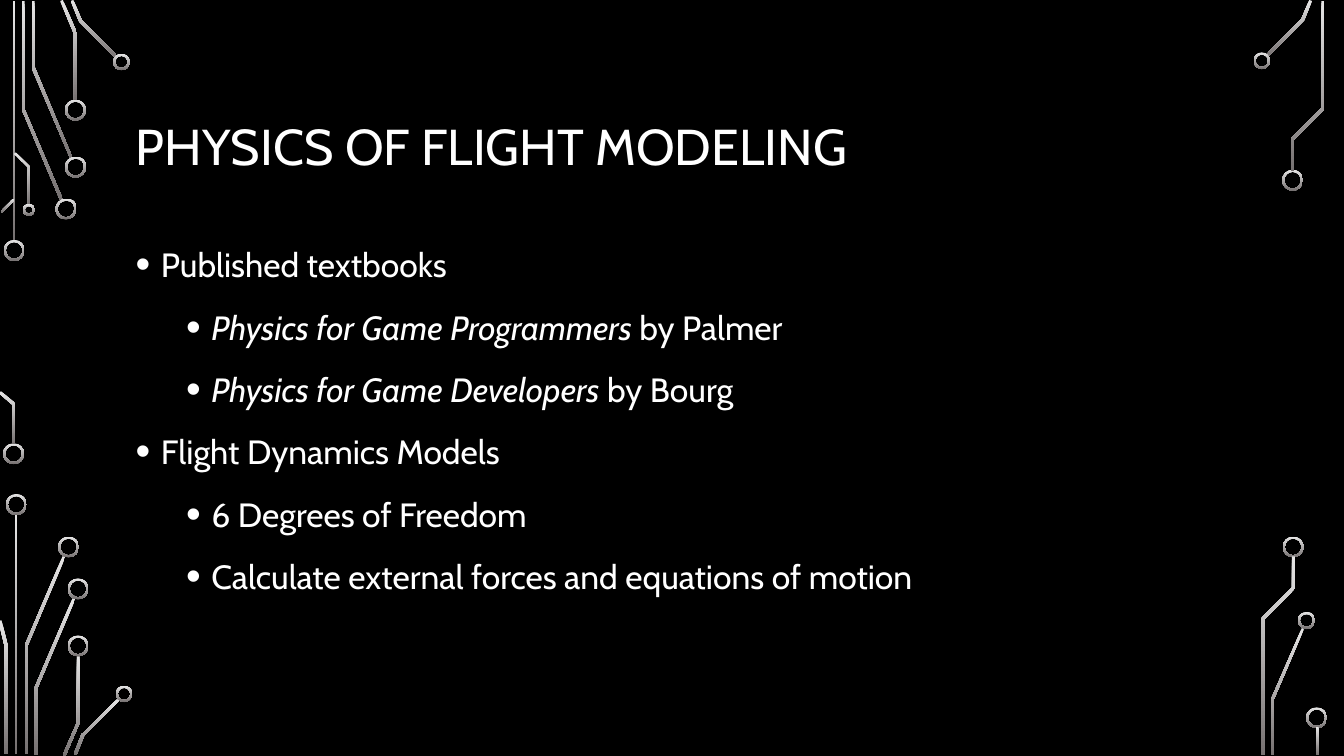
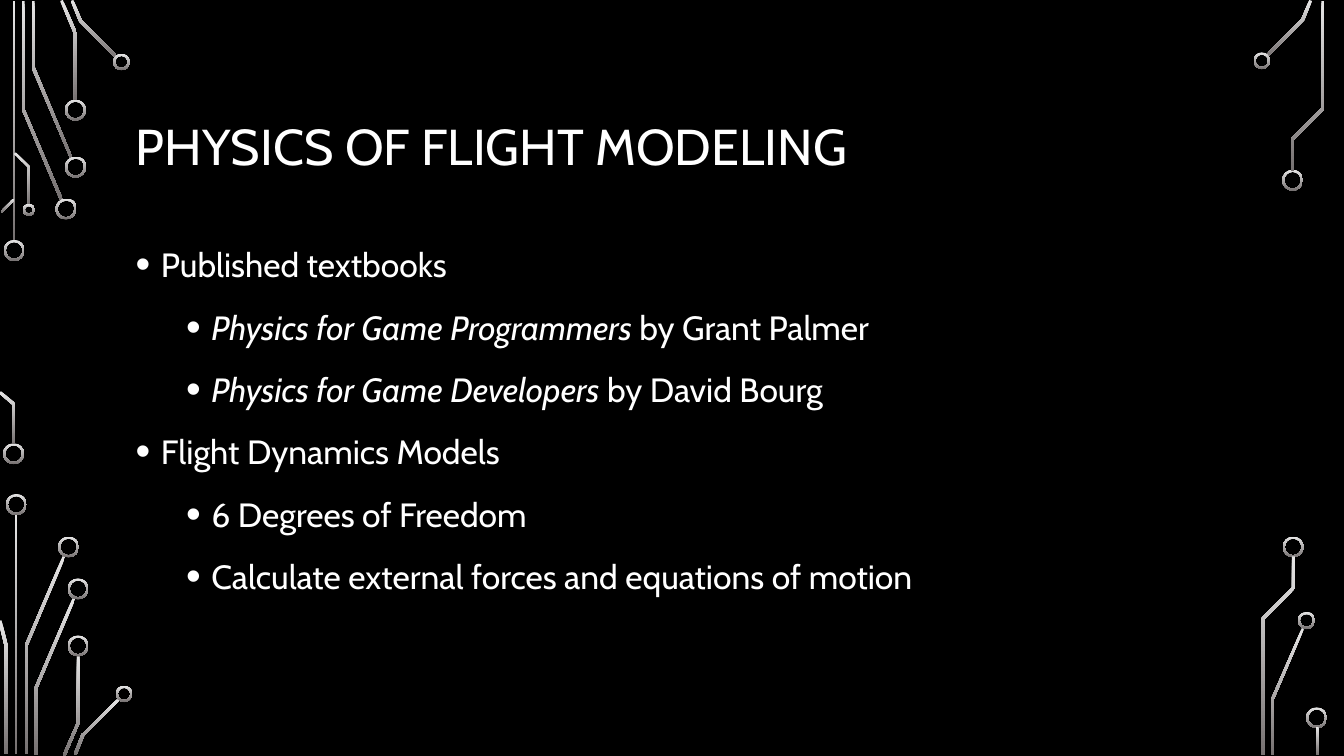
Before and after one commit to chaddw/ECS-Rust-FlightDynamics, a slide deck: slide 5 of Defense.pptx. Drawn at 1344x756 pixels with LibreOffice and Linux fonts; fonts in the diff are those of the drawing; background and template pictures are left out. Boxes give left, top, right and bottom in pixels: in the first picture for what was removed or moved away, otherwise in the second. Text is boxed around its words. In the diff, an @@ line names an element or a change of style, - is before the commit and + after.

Commit message:
more updates

```diff
--- a/Defense.pptx
+++ b/Defense.pptx
@@ text at (x1=211, y1=314, x2=869, y2=410): text changed @@
-  • Physics for Game Programmers by Palmer
-  • Physics for Game Developers by Bourg
+  • Physics for Game Programmers by Grant Palmer
+  • Physics for Game Developers by David Bourg
```
Also in this commit, not shown: 1 other slide changed, 12 slides added, 1 slide removed.
